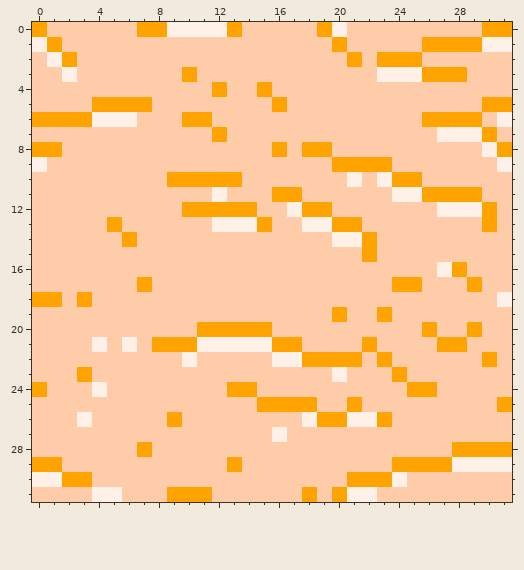
Pixel-art file: sand.aseprite. The picture above was drawn from the file before the commit.
32x32 pixels, 1 frame.
After:
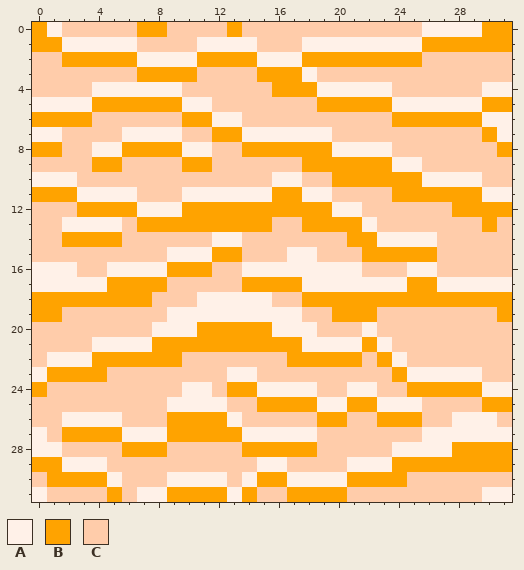
Palette (. is transparent): A #fff1e8  B #ffa300  C #ffccaa
The exact change:
Changed rows in their new state; - is an unchanged pixel.
first column x 0:
 0 -A-------CCCC------CC-----AAAA--
 1 B-AAAAA----AAAA---AAAAAAAA----BB
 2 -C-BBBBAAAABBBBAAABBB-B---------
 3 --C----BBB-----BBBA----CCCCCC---
 4 ----AAAAAA--C--CBBBAAAAA------AA
 5 AAAA----BBAA----C--BBBBBAAAAAA--
 6 ----CCC-----AA----------BB----A-
 7 AA----AAAA---BAAAAAA-------CCC-A
 8 ----AABBBBAA--BB-B--AAAA------C-
 9 C---BB----BB------BB----AA-----C
10 AAA------CCCCC--AA--BBBB--AAAA--
11 BBBAAAA---AA-AAA--AA----BB----AA
12 ---BBBBAAA-----BBB--AA-----CBB-B
13 --AAAA-BBBBBBBB---BB--A---------
14 --BBBBC-----AA------CB-AAAA-----
15 ---------AAABB---AA----BBBB-----
16 AAA--AAAABBB--AAAAAAAA---AACC---
17 AAAAABB-B-----BBBBAAAAAAA-BAAAAA
18 --B-BBBB---AAAAA--BBBBBBBBBBBBBB
19 BB-------AAAAAAAAA---BBC-------B
20 --------AAA-----AAA---A---C--C--
21 -----A-A---BBBBB--AAAA-A---CC---
22 -AAABBBBBBC-----CB------A-----C-
23 ABB-B--------AA-----C----AAAAA--
24 ----C-----AA---AAAA--AA----BBBAA
25 ---------AAAA------AA-BAAA----B-
26 --A-AA----BBBA----C--CC-BB--AAA-
27 A-BBBBAAABBBBBAA-AA-------AAAAAA
28 AA----B-B-----BBBBB-----AAAA----
29 --AAA--------C-AA----AAA----BBBB
30 CB--BA---AAAA-ABBAAAA---B-------
31 A---CB-AA---BAB--B-B-CC-------AA
